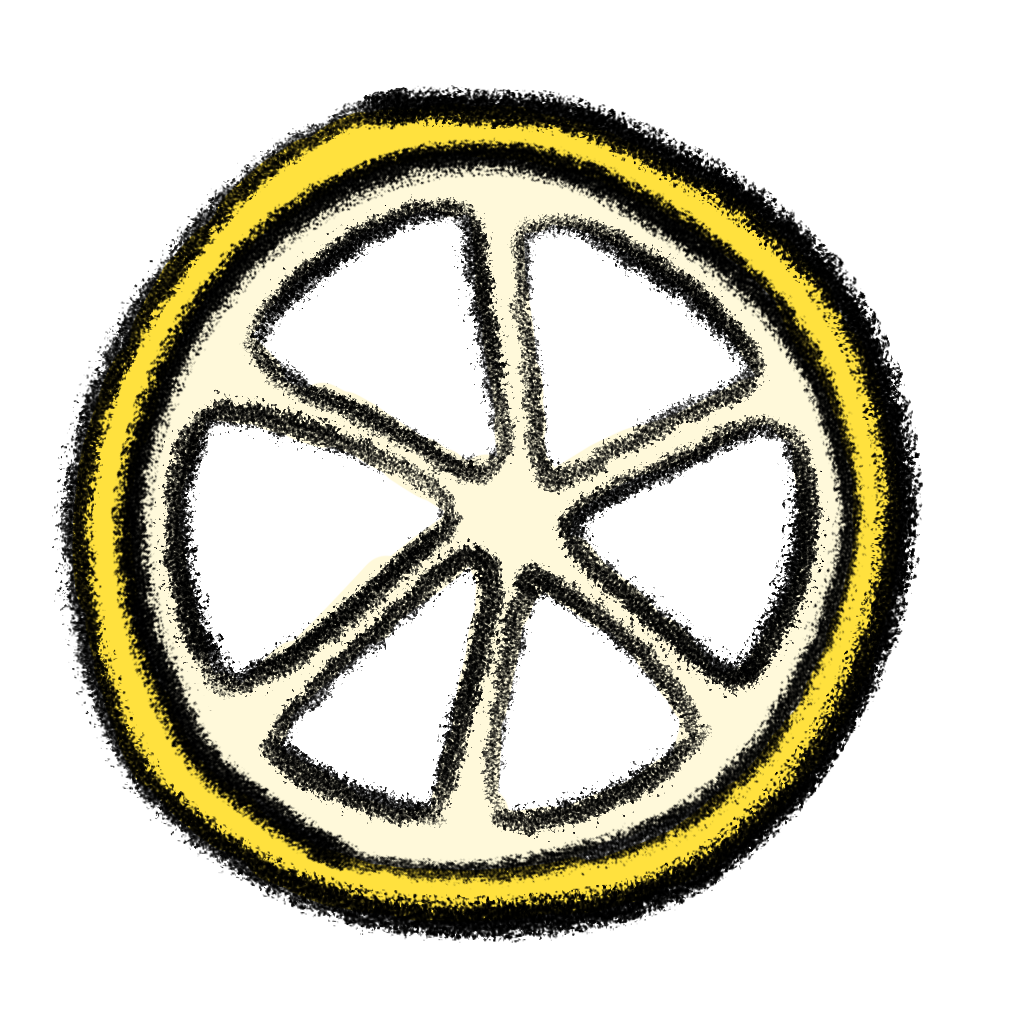
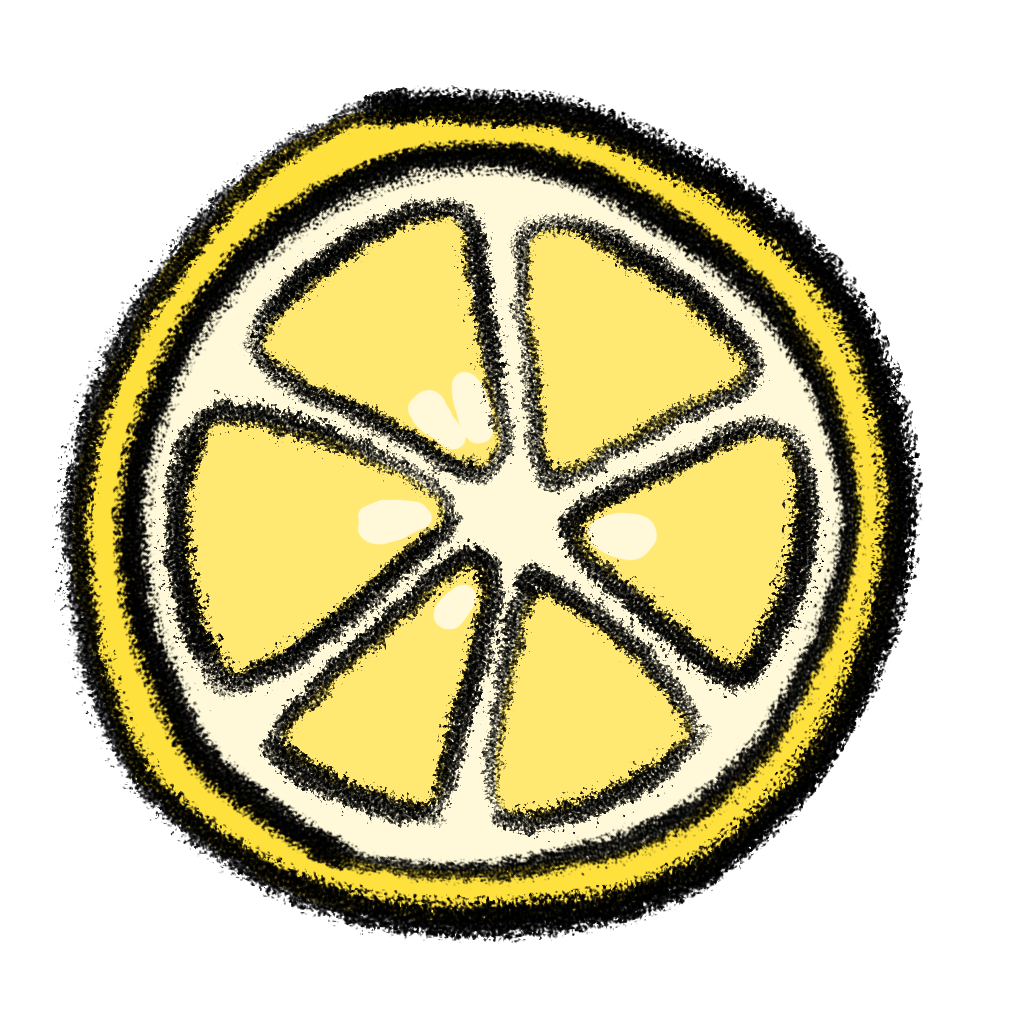
Before/after of a 1024px x 1024px layered artwork. What changed in the layer stack:
painted on "Calque 4" over [180, 212, 803, 821]
added layer "Calque 5" above "Calque 0" over [133, 159, 842, 870]
hid "Calque 0" over [133, 159, 842, 870]
